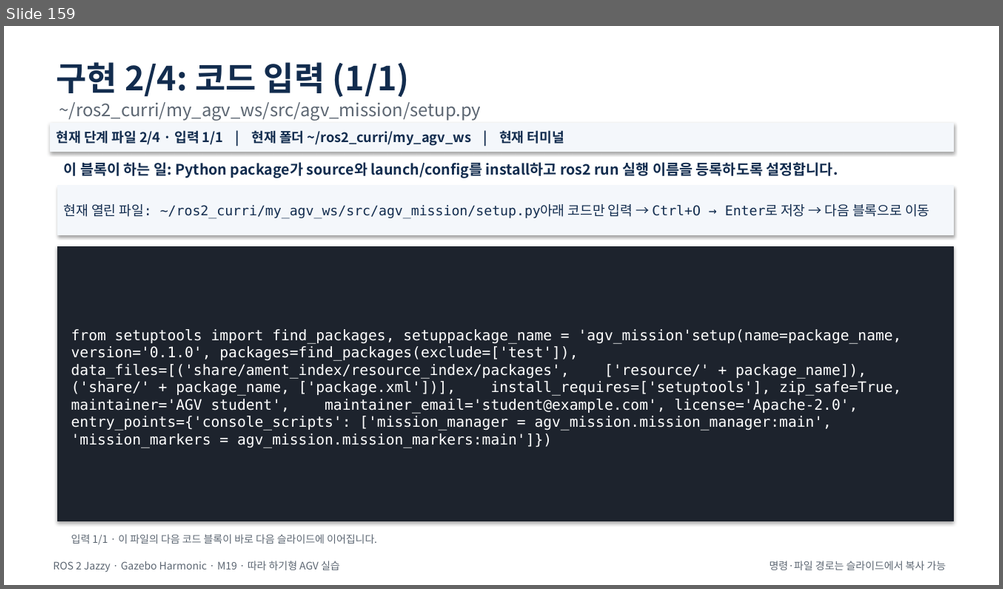
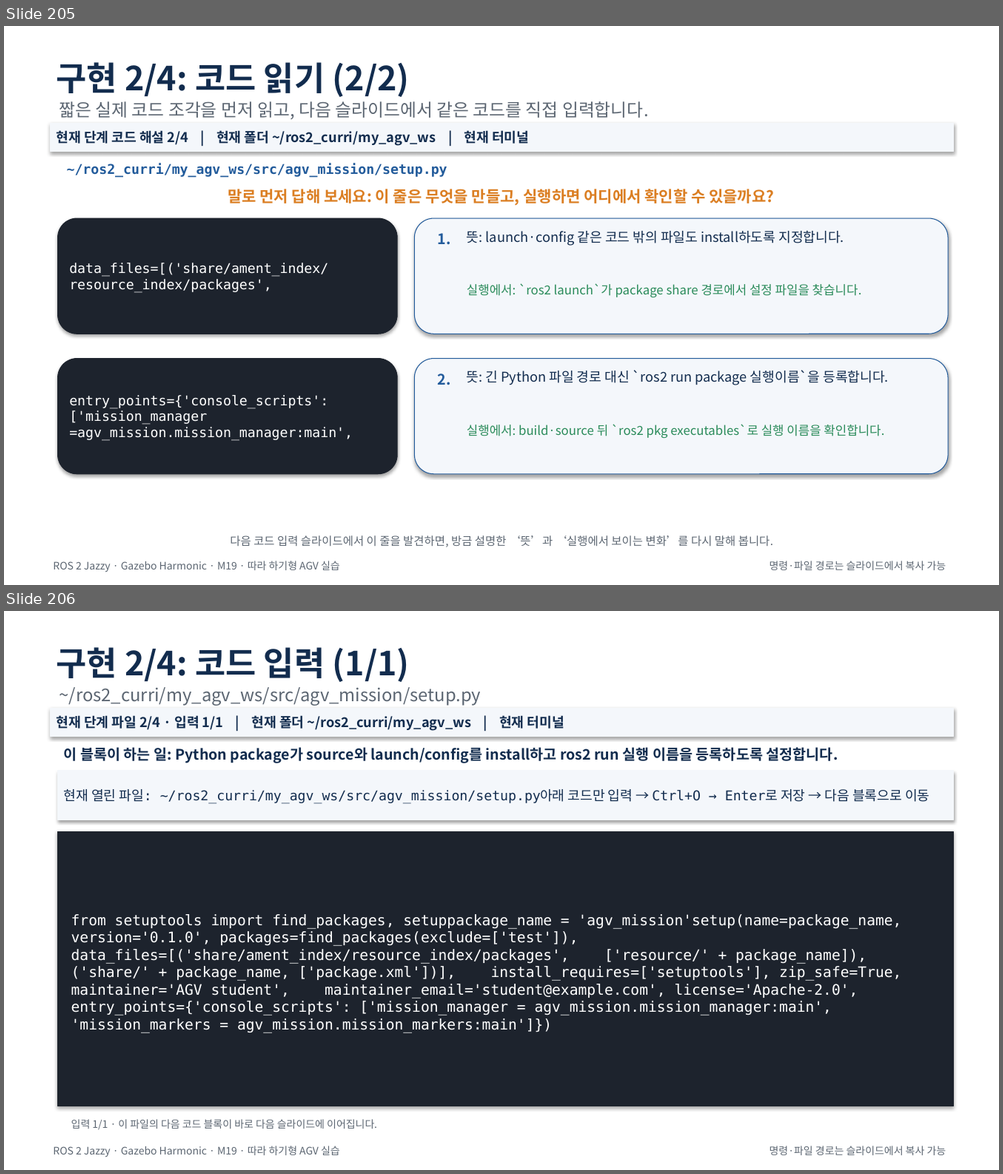
Before and after one commit to choimagon/ros2_curri, a slide deck: blocks/E_autonomy_logic/Block_E_M시리즈_통합_따라하기.pptx. Shown one above the other, each under a label of ours: slide 159 before the commit, slides 205 and 206 after it. The pictures are 1003x589 and 1003x1174 pixels, drawn with LibreOffice and Linux fonts; fonts in the diff are those of the drawing. Boxes give left, top, right and bottom in pixels: in the first picture for what was removed or moved away, otherwise in the second. Text is boxed around its words. In the diff, an @@ line names an element or a change of style, - is before the commit and + after.

```diff
--- a/blocks/E_autonomy_logic/Block_E_M시리즈_통합_따라하기.pptx
+++ b/blocks/E_autonomy_logic/Block_E_M시리즈_통합_따라하기.pptx
@@ slide 205 added at (x1=4, y1=26, x2=999, y2=585), background #FFFFFF @@
@@ text added at (x1=57, y1=62, x2=410, y2=97), 32 pt, text #122C4E, bold @@
+구현 2/4: 코드 읽기 (2/2)
@@ text added at (x1=60, y1=101, x2=649, y2=119), 17 pt, text #5C6672 @@
+짧은 실제 코드 조각을 먼저 읽고, 다음 슬라이드에서 같은 코드를 직접 입력합니다.
@@ rectangle added at (x1=51, y1=123, x2=953, y2=151), fill #F4F7FB, outline #F4F7FB 0.75 pt, 13 pt, text #122C4E, bold @@
+현재 단계 코드 해설 2/4 | 현재 폴더 ~/ros2_curri/my_agv_ws | 현재 터미널
@@ text added at (x1=67, y1=164, x2=447, y2=178), 13 pt, text #225B9B, bold @@
+~/ros2_curri/my_agv_ws/src/agv_mission/setup.py
@@ text added at (x1=227, y1=189, x2=774, y2=205), 15 pt, text #DB7E22, bold @@
+말로 먼저 답해 보세요: 이 줄은 무엇을 만들고, 실행하면 어디에서 확인할 수 있을까요?
@@ rounded rectangle added at (x1=58, y1=218, x2=397, y2=334), fill #1D232D, outline #1D232D 0.75 pt, 13 pt, text #FFFFFF @@
+data_files=[('share/ament_index/resource_index/packages',
@@ rounded rectangle added at (x1=415, y1=218, x2=948, y2=334), fill #F4F7FB, outline #225B9B 0.75 pt @@
@@ text added at (x1=438, y1=233, x2=451, y2=245), 14 pt, text #225B9B, bold @@
+1.
@@ text added at (x1=466, y1=230, x2=843, y2=246), 13 pt, text #122C4E @@
+뜻: launch·config 같은 코드 밖의 파일도 install하도록 지정합니다.
@@ text added at (x1=466, y1=284, x2=862, y2=298), 12 pt, text #2A8B5A @@
+실행에서: `ros2 launch`가 package share 경로에서 설정 파일을 찾습니다.
@@ rounded rectangle added at (x1=58, y1=359, x2=397, y2=474), fill #1D232D, outline #1D232D 0.75 pt, 13 pt, text #FFFFFF @@
+entry_points={'console_scripts': ['mission_manager =agv_mission.mission_manager:main',
@@ rounded rectangle added at (x1=415, y1=359, x2=948, y2=474), fill #F4F7FB, outline #225B9B 0.75 pt @@
@@ text added at (x1=438, y1=374, x2=451, y2=386), 14 pt, text #225B9B, bold @@
+2.
@@ text added at (x1=466, y1=370, x2=888, y2=386), 13 pt, text #122C4E @@
+뜻: 긴 Python 파일 경로 대신 `ros2 run package 실행이름`을 등록합니다.
@@ text added at (x1=466, y1=424, x2=884, y2=438), 12 pt, text #2A8B5A @@
+실행에서: build·source 뒤 `ros2 pkg executables`로 실행 이름을 확인합니다.
@@ text added at (x1=230, y1=536, x2=773, y2=548), 11 pt, text #5C6672 @@
+다음 코드 입력 슬라이드에서 이 줄을 발견하면, 방금 설명한 ‘뜻’과 ‘실행에서 보이는 변화’를 다시 말해 봅니다.
@@ text added at (x1=53, y1=561, x2=340, y2=572), 10 pt, text #5C6672 @@
+ROS 2 Jazzy · Gazebo Harmonic · M19 · 따라 하기형 AGV 실습
@@ text added at (x1=769, y1=561, x2=946, y2=571), 10 pt, text #5C6672 @@
+명령·파일 경로는 슬라이드에서 복사 가능
@@ what was slide 159 is now slide 206 @@
```
Also in this commit, not shown: 62 other slides added, 54 other files.
